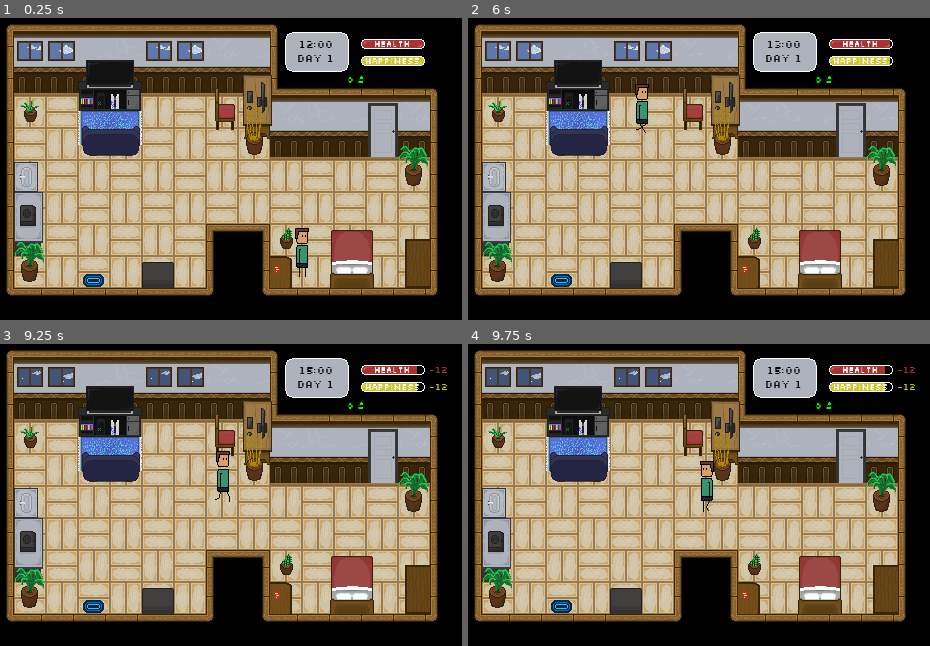
Above: before the commit, frames 1-4 (two rows, left to right).
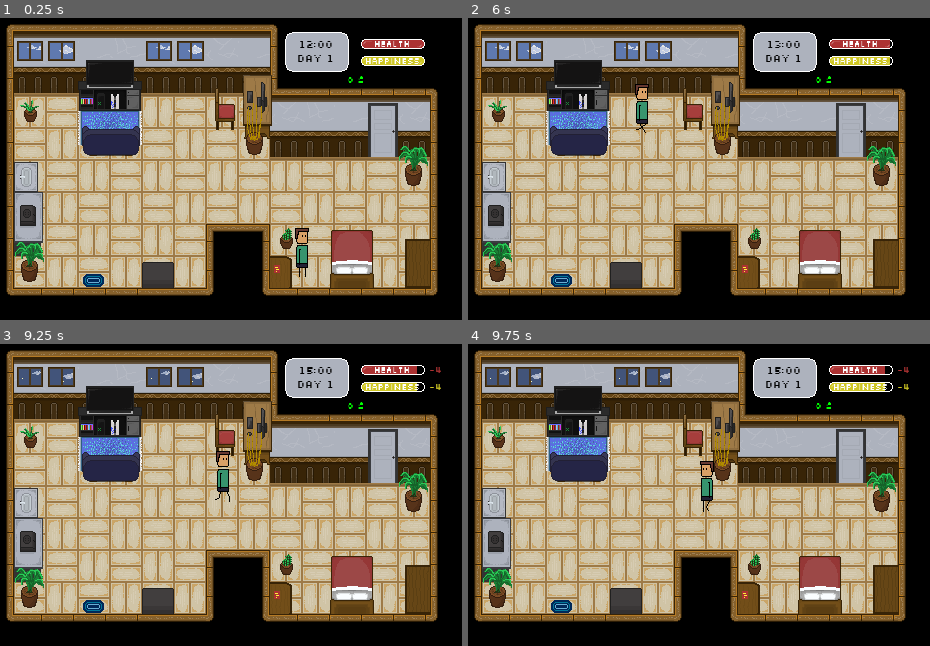
Above: after the commit, the same moments.

Repository: sun-wise-man/work-from-home
Game: Godot game, scene res://scenes/main.tscn
The game is run twice, just before and just after one commit, with the same random seed, the same clock (stepped at 60 frames per second) and the same inputs.
Inputs (mouse positions are in pixels of both pictures, inside the frame that each line leads up to):
- Up to frame 1 (0.25 s): no input
- Up to frame 2 (6 s): move the mouse to (819, 259) at 0.52 s; click (819, 259) at 0.67 s; click "Go to sleep" at 1.25 s; move the mouse to (495, 217) at 2.02 s; click (495, 217) at 2.17 s; click "Make a meal" at 2.75 s; move the mouse to (578, 87) at 3.52 s; click (578, 87) at 3.67 s; click "Play a game" at 4.25 s; move the mouse to (722, 99) at 5.02 s; click (722, 99) at 5.17 s; click "Do a work" at 5.75 s
- Up to frame 3 (9.25 s): move the mouse to (383, 455) at 6.52 s; click (383, 455) at 6.67 s; click "Use bathroom" at 7.25 s; move the mouse to (78, 437) at 8.02 s; click (78, 437) at 8.17 s; move the mouse to (244, 485) at 8.77 s; click (244, 485) at 8.92 s
- Up to frame 4 (9.75 s): move the mouse to (615, 407) at 9.52 s; click (615, 407) at 9.67 s

Frames 1-2 are identical in both runs. In frame 3, less than 0.1% of the frame differs, in the area x 94-97%, y 7-16%; in frame 4, less than 0.1%.

Commit message:
Fix diplay bug

Diff:
--- a/scenes/Main.gd
+++ b/scenes/Main.gd
@@ -143,10 +143,10 @@
 	$Objects/Console.play("default")
 
 func _on_World_hour_pass(time):
+	health_gain_total = 0
+	happiness_gain_total = 0
+	work_gain_total = 0
 	if is_working:
-		health_gain_total = 0
-		happiness_gain_total = 0
-		work_gain_total = 0
 		if activity_type == "Health":
 			health_gain_total += activity_gain + activity_scale * object_level_active
 			$GUI/HealthBar.is_decreasing = false
--- a/scenes/main.tscn
+++ b/scenes/main.tscn
@@ -1574,9 +1574,9 @@
 volume_db = -35.0
 [connection signal="hour_pass" from="." to="Objects/Windows" method="_on_World_hour_pass"]
 [connection signal="hour_pass" from="." to="." method="_on_World_hour_pass"]
+[connection signal="hour_pass" from="." to="GUI/HealthBar" method="_on_World_hour_pass"]
+[connection signal="hour_pass" from="." to="GUI/HappinessBar" method="_on_World_hour_pass"]
 [connection signal="hour_pass" from="." to="GUI/Time" method="_on_World_hour_pass"]
-[connection signal="hour_pass" from="." to="GUI/HappinessBar" method="_on_World_hour_pass"]
-[connection signal="hour_pass" from="." to="GUI/HealthBar" method="_on_World_hour_pass"]
 [connection signal="path_done" from="Player" to="." method="_on_Player_path_done"]
 [connection signal="mouse_entered" from="Objects/Bed/Area2D" to="Objects/Bed" method="_on_Area2D_mouse_entered"]
 [connection signal="mouse_exited" from="Objects/Bed/Area2D" to="Objects/Bed" method="_on_Area2D_mouse_exited"]
@@ -1594,10 +1594,10 @@
 [connection signal="pressed" from="GUI/DecisionPanel/Option1" to="GUI/DecisionPanel" method="_on_Option1_pressed"]
 [connection signal="pressed" from="GUI/DecisionPanel/Option2" to="GUI/DecisionPanel" method="_on_Option2_pressed"]
 [connection signal="visibility_changed" from="GUI/EventPanel" to="GUI/EventPanel" method="_on_EventPanel_visibility_changed"]
-[connection signal="upgrade_object" from="GUI/ActivitySystem" to="Objects/Console" method="_on_ActivitySystem_upgrade_object"]
-[connection signal="upgrade_object" from="GUI/ActivitySystem" to="Objects/Bed" method="_on_ActivitySystem_upgrade_object"]
 [connection signal="upgrade_object" from="GUI/ActivitySystem" to="Objects/Stove" method="_on_ActivitySystem_upgrade_object"]
 [connection signal="upgrade_object" from="GUI/ActivitySystem" to="Objects/Bathroom" method="_on_ActivitySystem_upgrade_object"]
+[connection signal="upgrade_object" from="GUI/ActivitySystem" to="Objects/Bed" method="_on_ActivitySystem_upgrade_object"]
+[connection signal="upgrade_object" from="GUI/ActivitySystem" to="Objects/Console" method="_on_ActivitySystem_upgrade_object"]
 [connection signal="upgrade_object" from="GUI/ActivitySystem" to="Objects/PC" method="_on_ActivitySystem_upgrade_object"]
 [connection signal="mouse_entered" from="GUI/ActivitySystem/Panel" to="." method="_on_Panel_mouse_entered"]
 [connection signal="mouse_exited" from="GUI/ActivitySystem/Panel" to="." method="_on_Panel_mouse_exited"]
